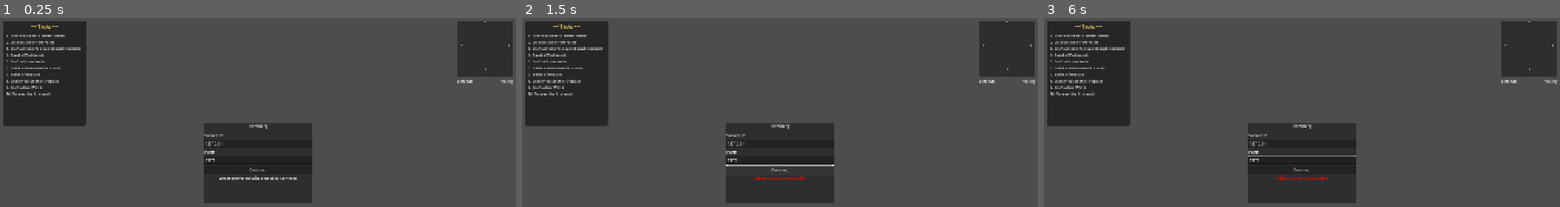
Above: before the commit, frames 1-3 (left to right).
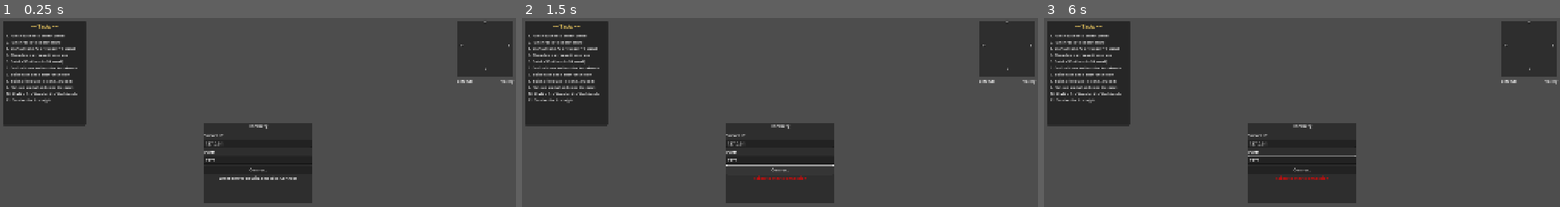
Above: after the commit, the same moments.

Repository: ruapotato/hamberg
Game: Godot game, scene res://scenes/main.tscn
The game is run twice, just before and just after one commit, with the same random seed, the same clock (stepped at 60 frames per second) and the same inputs. Sound files missing from this copy of the repository are replaced by a short silence.
Inputs (mouse positions are in pixels of both pictures, inside the frame that each line leads up to):
- Up to frame 1 (0.25 s): no input
- Up to frame 2 (1.5 s): tap Enter at 0.5 s; move the mouse to (893, 148) at 0.52 s; hold D (move_right) 0.53-1.25 s; click (893, 148) at 0.6 s; tap Space (jump) at 0.77, 1.07 s; click "Connect" at 1.25 s
- Up to frame 3 (6 s): drag from (1198, 176) to (outside the picture) at 2.02 s; move the mouse to (1353, 99) at 2.77 s; hold D (move_right) 2.78-3.5 s; tap Mouse wheel up (build_next_piece) at 2.85 s; drag from (outside the picture) to (1147, 120) at 3.52 s; move the mouse to (1456, 206) at 4.27 s; hold A (move_left) 4.28-5 s; tap R (build_rotate) at 4.35 s; drag from (1147, 120) to (1224, 89) at 5.02 s; move the mouse to (1327, 163) at 5.77 s; hold S (move_backward) from 5.78 s (still down); hold E (interact) from 5.78 s (still down); click (1327, 163) at 5.92 s

The runs differ from the first frame. In frame 1, 1.0% of the frame differs, in the area x 1-16%, y 12-46%; in frame 2, 1.0%; in frame 3, 1.0%.

Commit message:
fix: Task progression order matches actual early game
Reordered to match achievable progression:
1. Punch bushes for wood (fists work on bushes)
2. Punch rocks for stone (fists work on rocks)
3. Craft stone axe (4 wood + 4 stone, NO workbench needed)
4. Chop down a tree (requires axe)
5. Build workbench (10 wood from trees)
6-11. Knife, shelter, fireplace, cook, wand, survive night

Stone axe moved BEFORE workbench since it doesn't need one.
Added "chop tree" task (checks wood >= 8).
Descriptions now show material costs for clarity.

Co-Authored-By: Claude Opus 4.6 (1M context) <noreply@anthropic.com>

Diff:
--- a/client/ui/task_menu.gd
+++ b/client/ui/task_menu.gd
@@ -7,14 +7,15 @@
 # Task definition: {id, description, check_func_name}
 const TASKS: Array[Dictionary] = [
 	{"id": "collect_wood", "description": "Punch bushes to collect wood"},
-	{"id": "collect_stone", "description": "Collect stone from rocks"},
-	{"id": "craft_stone_axe", "description": "Craft a Stone Axe (workbench needed)"},
-	{"id": "build_workbench", "description": "Build a Workbench"},
-	{"id": "craft_stone_knife", "description": "Craft a Stone Knife"},
-	{"id": "build_shelter", "description": "Build a Shelter (walls + roof)"},
-	{"id": "build_fireplace", "description": "Build a Fireplace"},
-	{"id": "cook_meat", "description": "Cook meat at the Fireplace"},
-	{"id": "craft_fire_wand", "description": "Craft a Fire Wand"},
+	{"id": "collect_stone", "description": "Punch rocks to collect stone"},
+	{"id": "craft_stone_axe", "description": "Craft a Stone Axe (4 wood + 4 stone)"},
+	{"id": "chop_tree", "description": "Chop down a tree with your axe"},
+	{"id": "build_workbench", "description": "Build a Workbench (10 wood)"},
+	{"id": "craft_stone_knife", "description": "Craft a Stone Knife at the Workbench"},
+	{"id": "build_shelter", "description": "Build walls and a roof for shelter"},
+	{"id": "build_fireplace", "description": "Build a Fireplace (5 stone, 2 wood)"},
+	{"id": "cook_meat", "description": "Hunt an animal and cook the meat"},
+	{"id": "craft_fire_wand", "description": "Craft a Fire Wand at the Workbench"},
 	{"id": "survive_first_night", "description": "Survive the first night"},
 ]
 
@@ -146,6 +147,9 @@
 			return inventory and inventory.has_item("stone", 1)
 		"craft_stone_axe":
 			return inventory and inventory.has_item("stone_axe", 1)
+		"chop_tree":
+			# Check if player has more than 5 wood (means they chopped a tree, not just bushes)
+			return inventory and inventory.has_item("wood", 8)
 		"build_workbench":
 			var workbenches = get_tree().get_nodes_in_group("workbenches")
 			return workbenches.size() > 0
